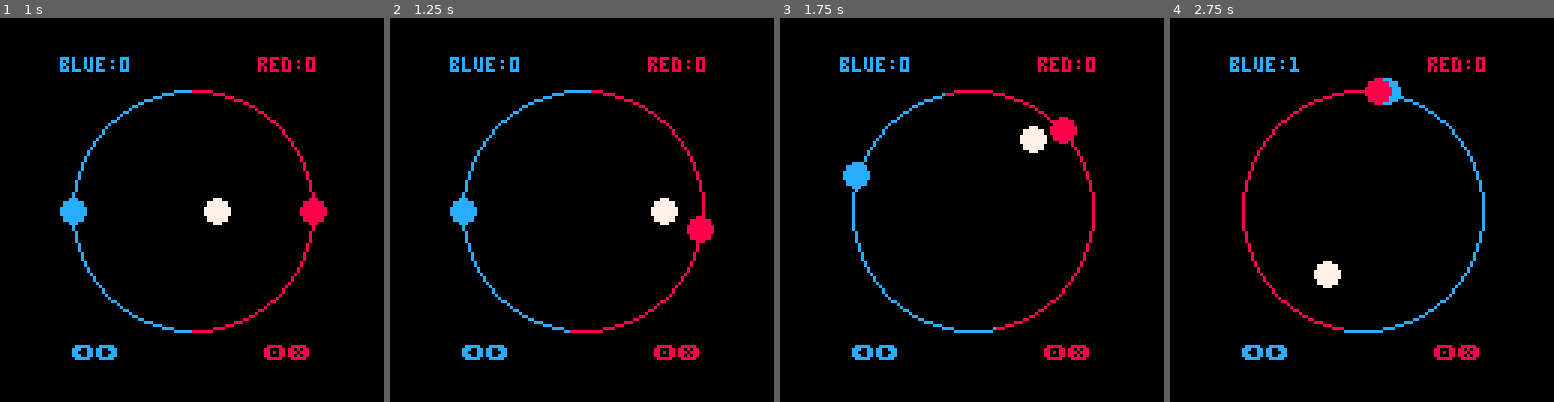
Above: before the commit, frames 1-4 (left to right).
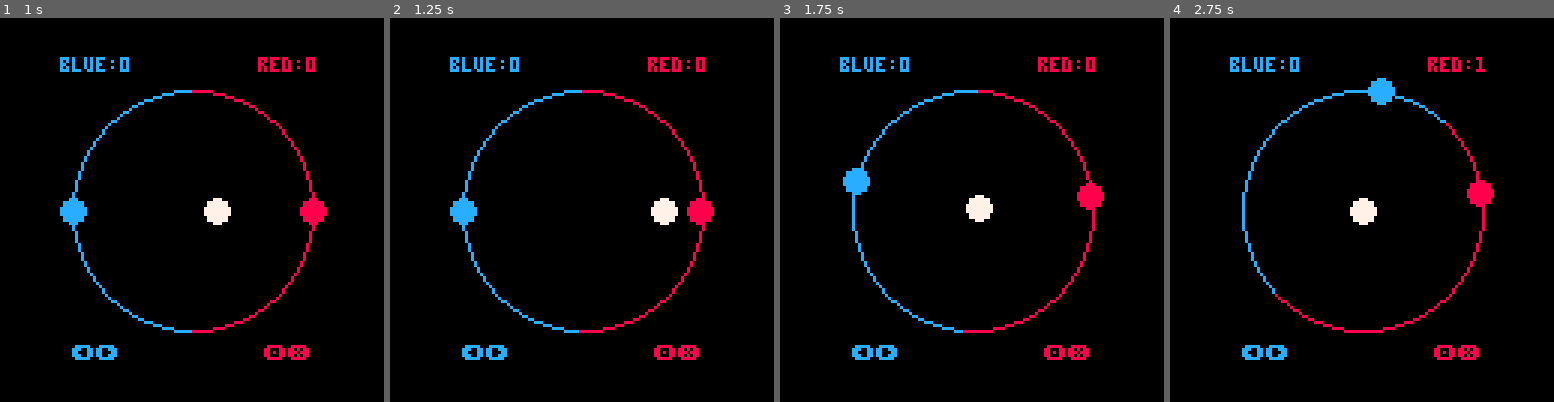
Above: after the commit, the same moments.

Repository: TheDevelo/circpong
Game: PICO-8 cartridge circpong.p8
Same seed, same stepped clock (60 frames per second), same inputs: the game is played once before the commit and once after it.
Inputs:
- Up to frame 1 (1 s): tap X (X key) at 0.33 s; tap O (Z key) at 0.7 s
- Up to frame 2 (1.25 s): tap X (X key) at 1.07 s
- Up to frame 3 (1.75 s): hold Right from 1.6 s (still down); tap O (Z key) at 1.7 s
- Up to frame 4 (2.75 s): tap X (X key) at 1.85 s; release Right at 2.1 s; tap O (Z key) at 2.1, 2.5 s; hold Right from 2.47 s (still down)

Frame 1 is identical in both runs. In frame 2, 0.5% of the frame differs, in the area x 46-85%, y 18-83%; in frame 3, 1.7%; in frame 4, 2.7%, in the area x 18-85%, y 10-83%.

Commit message:
dialed in the cpu a little bit more

Diff:
--- a/circpong.p8
+++ b/circpong.p8
@@ -5,12 +5,12 @@
 circsize=40
 ball_speed=1.25
 --faster for harder
-cpu_mult=0.85
-cpu_zone=0.025
-cpu_react_frames=18
+cpu_mult=0.9
+cpu_zone=0.015
+cpu_react_frames=20
 paddles={0.5,0}
 paddle_speed=0.00625
-paddle_accel=0.0015
+paddle_accel=0.001
 
 function new_ball(balldir)
  ball={}
Not shown, changed: circpong-cpu.js
